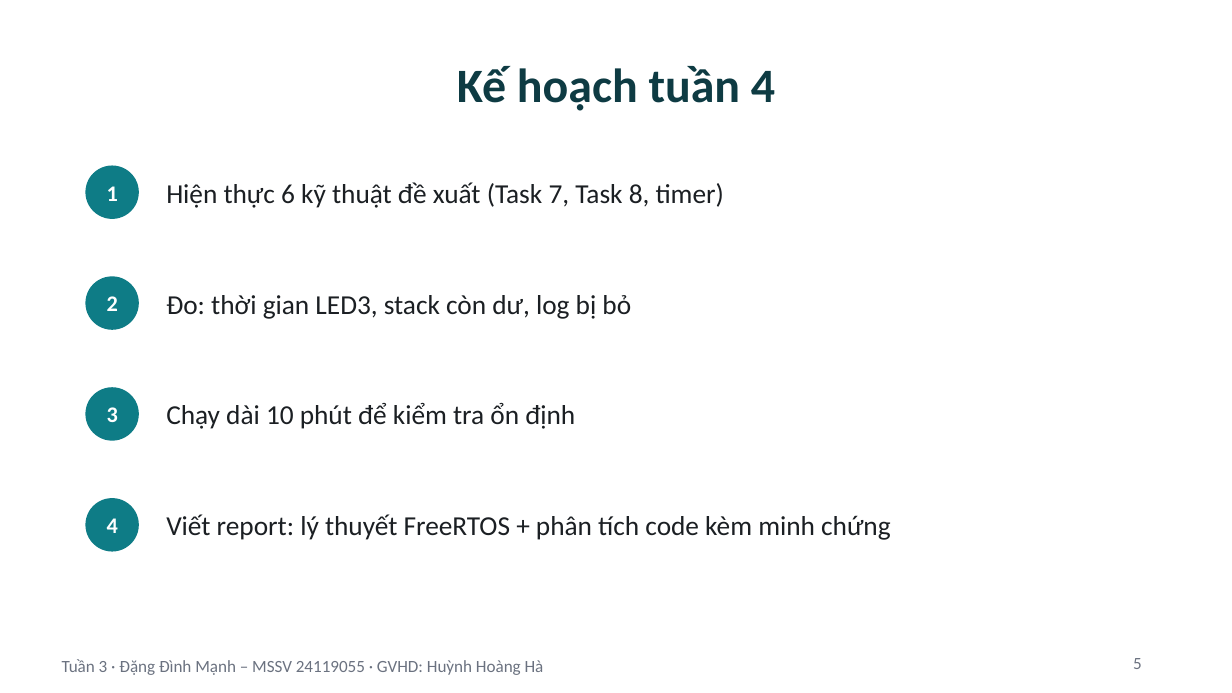
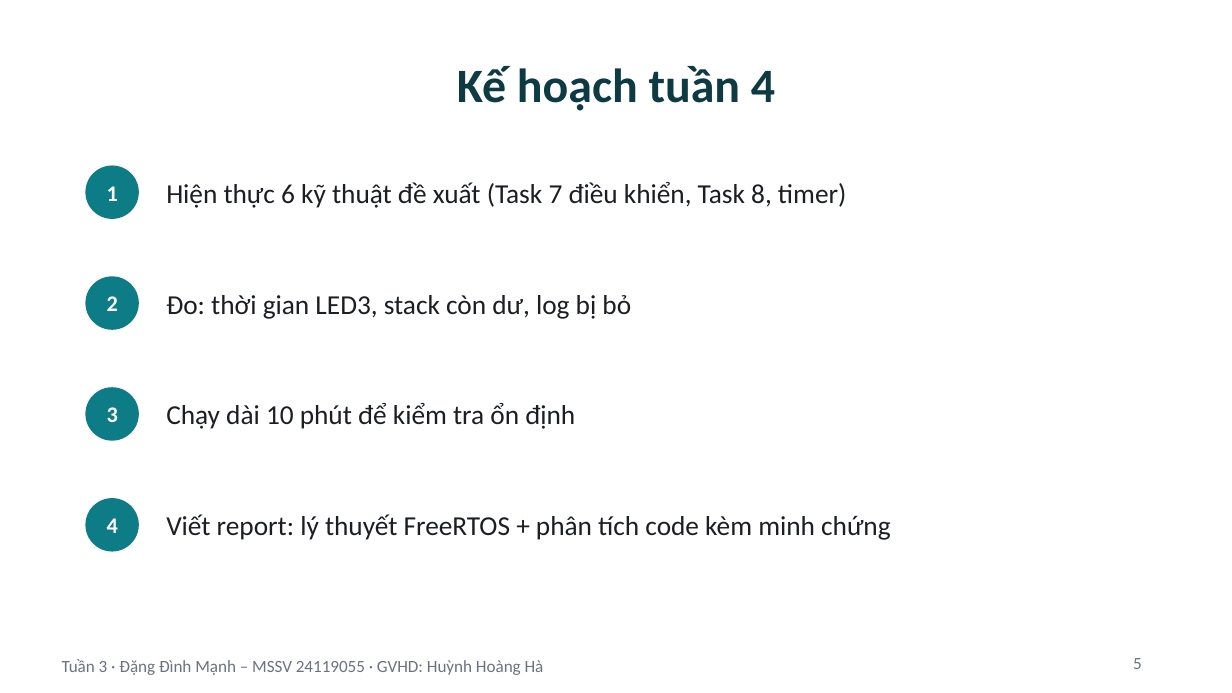
Before and after one commit to Astronaut216/rtos-freertos-esp32s3, a slide deck: slide 5 of 03_Reports/Slide_Tuan3_ProjectCaNhan.pptx. Drawn at 1232x693 pixels with LibreOffice and Linux fonts; fonts in the diff are those of the drawing. Boxes give left, top, right and bottom in pixels: in the first picture for what was removed or moved away, otherwise in the second. Text is boxed around its words. In the diff, an @@ line names an element or a change of style, - is before the commit and + after.

Commit message:
Task 7 thanh task dieu khien: queue set (lenh UART + timer), log qua recursive mutex

```diff
--- a/03_Reports/Slide_Tuan3_ProjectCaNhan.pptx
+++ b/03_Reports/Slide_Tuan3_ProjectCaNhan.pptx
@@ text at (166, 182, 846, 208): text changed @@
-Hiện thực 6 kỹ thuật đề xuất (Task 7, Task 8, timer)
+Hiện thực 6 kỹ thuật đề xuất (Task 7 điều khiển, Task 8, timer)
```
Also in this commit, not shown: 1 other slide changed, 18 other files.
